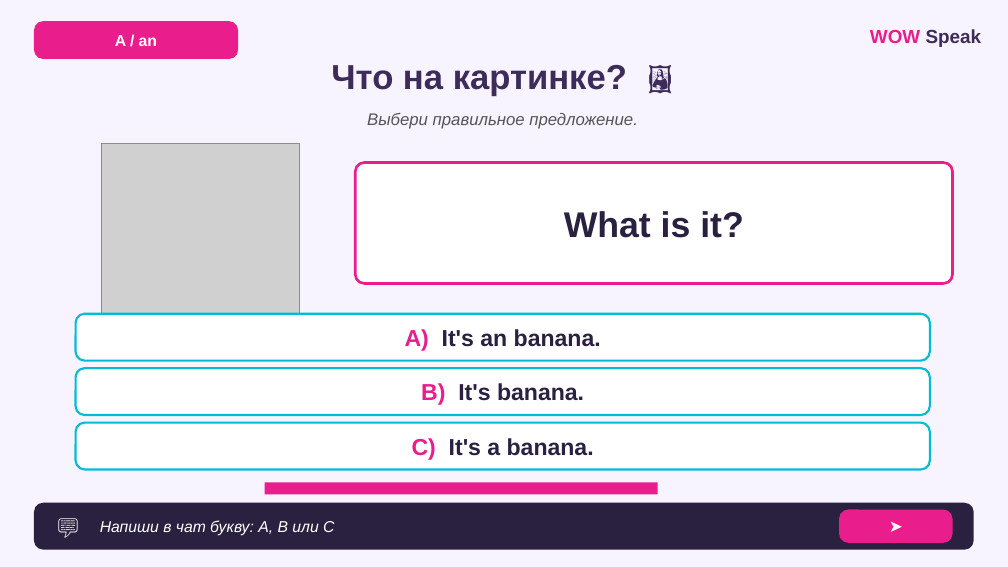
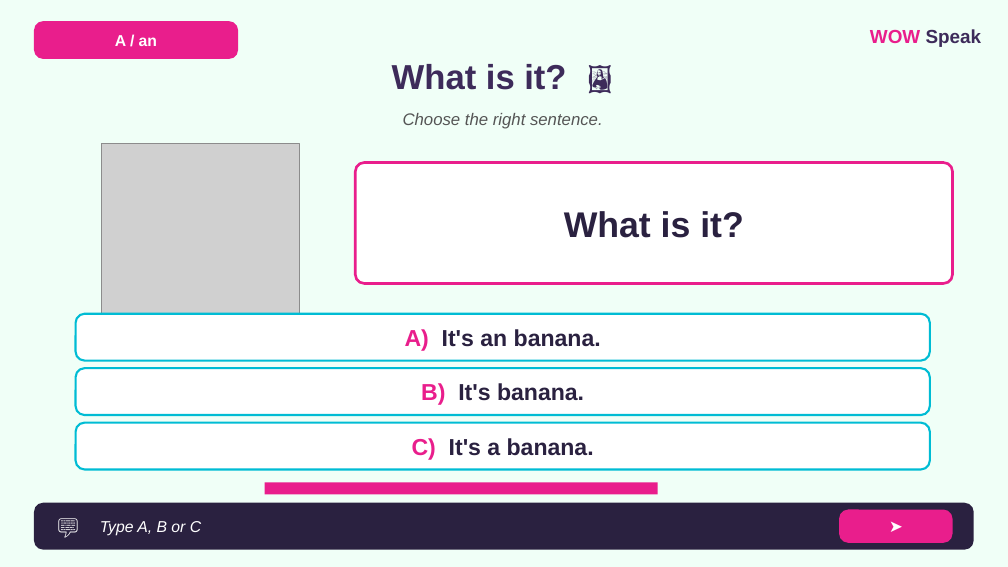
Before and after one commit to wowspeakschool-lang/classroom, a slide deck: slide 18 of vebinary/03.12_A-an/7-9/WOW_Speak_A_An_Food_7-9_LESSON.pptx (slide 17 before the commit). Drawn at 1008x567 pixels with LibreOffice and Linux fonts; fonts in the diff are those of the drawing; grey boxes stand for pictures. Boxes give left, top, right and bottom in pixels: in the first picture for what was removed or moved away, otherwise in the second. Text is boxed around its words. In the diff, an @@ line names an element or a change of style, - is before the commit and + after.

```diff
--- a/vebinary/03.12_A-an/7-9/WOW_Speak_A_An_Food_7-9_LESSON.pptx
+++ b/vebinary/03.12_A-an/7-9/WOW_Speak_A_An_Food_7-9_LESSON.pptx
@@ background #F7F3FF to #F0FFF7 @@
@@ text at bbox=[392, 64, 566, 90]: text changed @@
-Что на картинке? 🖼️
+What is it? 🖼️
@@ text at bbox=[403, 113, 603, 129]: text changed @@
-Выбери правильное предложение.
+Choose the right sentence.
@@ text at bbox=[100, 521, 201, 536]: text changed @@
-Напиши в чат букву: A, B или C
+Type A, B or C
```
Also in this commit, not shown: 19 other slides changed, 4 slides added, 3 slides removed, 9 other files.
